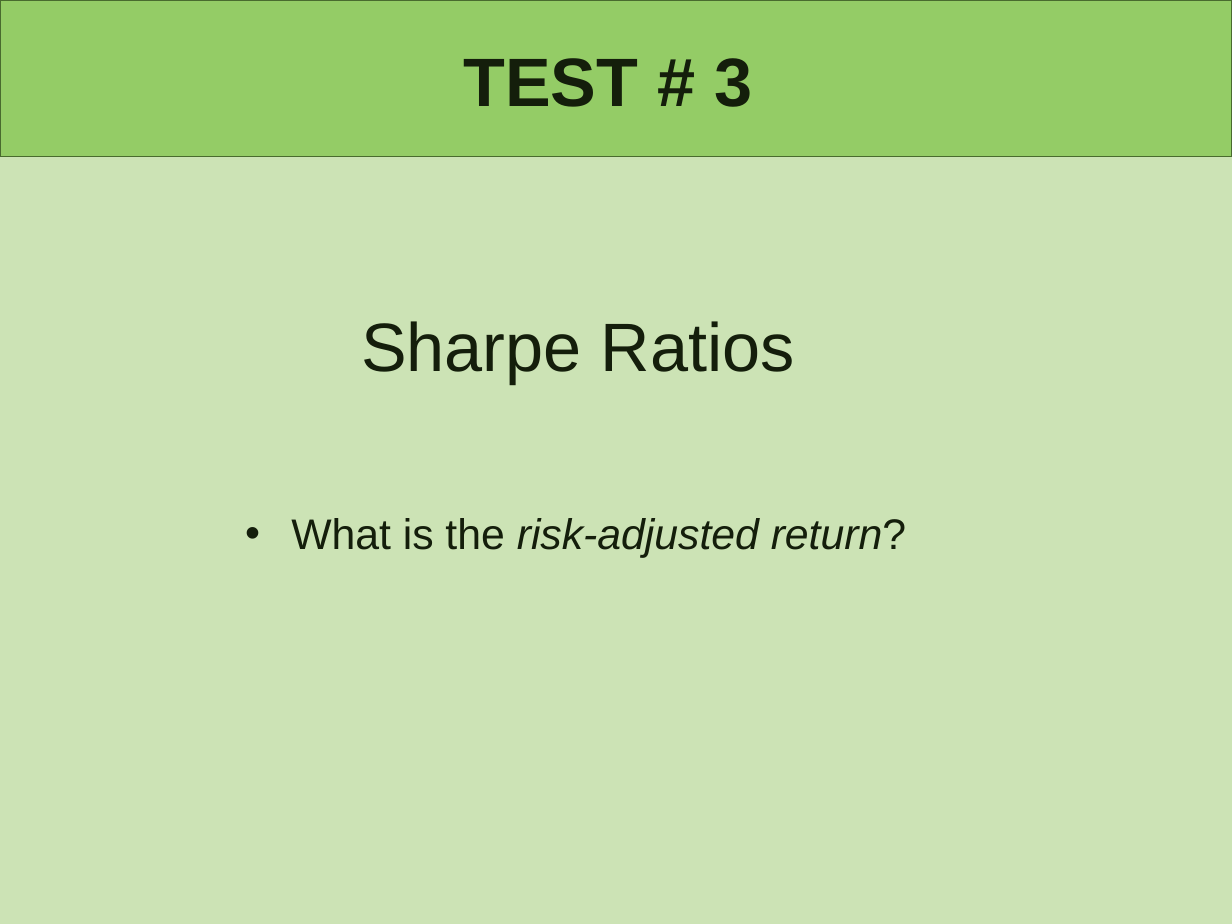
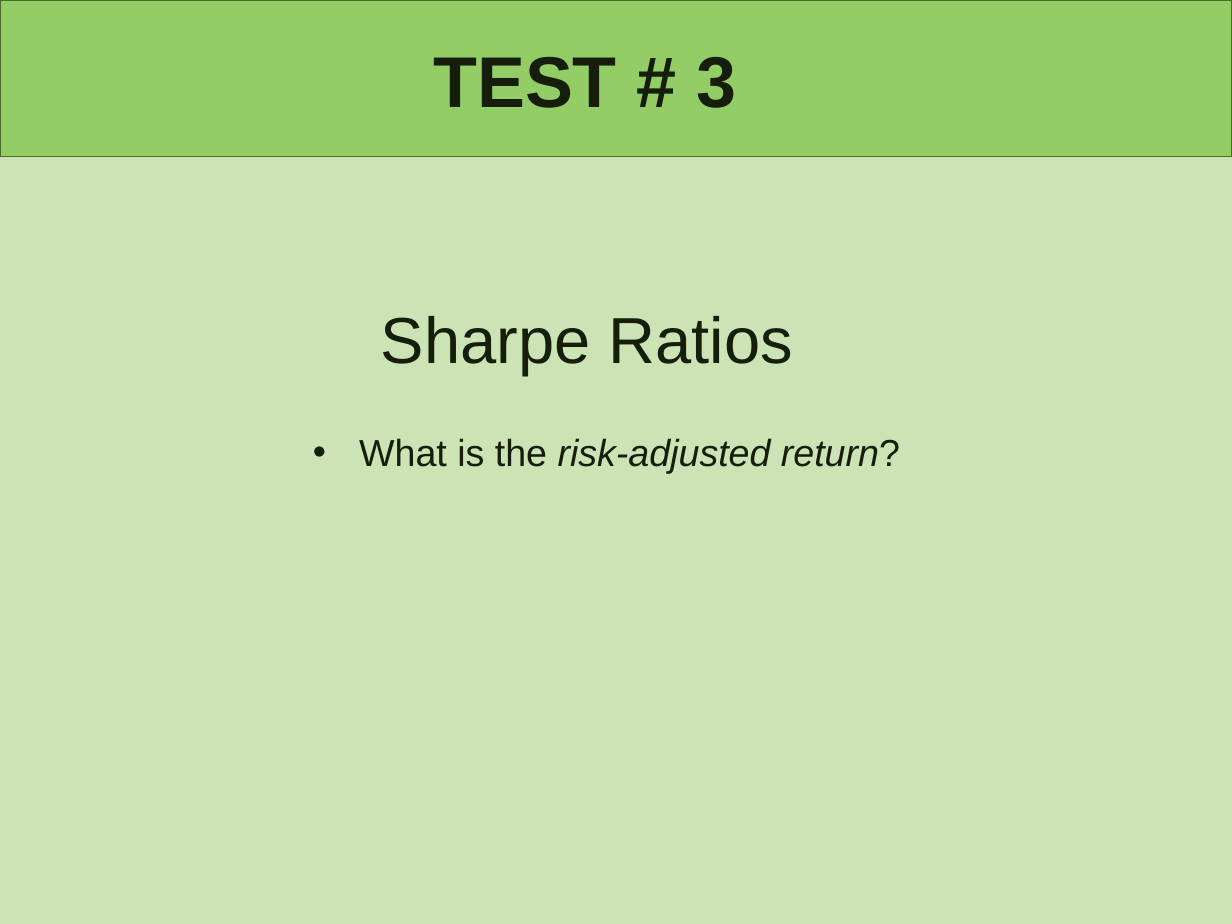
Before and after one commit to lindseyhardouin/Challenging_the_Status_Quo, a slide deck: slide 14 of presentation/P1- Challening the Status Quo.pptx. Drawn at 1232x924 pixels with LibreOffice and Linux fonts; fonts in the diff are those of the drawing. Boxes give left, top, right and bottom in pixels: in the first picture for what was removed or moved away, otherwise in the second. Text is boxed around its words. In the diff, an @@ line names an element or a change of style, - is before the commit and + after.

```diff
--- a/presentation/P1- Challening the Status Quo.pptx
+++ b/presentation/P1- Challening the Status Quo.pptx
@@ title "TEST # 3": place and size @@
-title "TEST # 3" at [464, 58, 752, 107]
+title "TEST # 3" at [433, 57, 737, 108]
@@ title "TEST # 3" at [433, 57, 737, 108]: size 40 to 42 pt @@
@@ text "Sharpe Ratios": place and size @@
-text "Sharpe Ratios" at [361, 321, 795, 384]
+text "Sharpe Ratios" at [381, 316, 792, 375]
@@ text "Sharpe Ratios" at [381, 316, 792, 375]: size 40 to 38 pt @@
@@ text "What is the risk-adjusted return?": place and size @@
-text "What is the risk-adjusted return?" at [291, 518, 906, 558]
+text "What is the risk-adjusted return?" at [359, 438, 900, 474]
@@ text "What is the risk-adjusted return?" at [359, 438, 900, 474]: size 25 to 22 pt @@
```
Also in this commit, not shown: 5 other slides changed, 7 slides removed.
